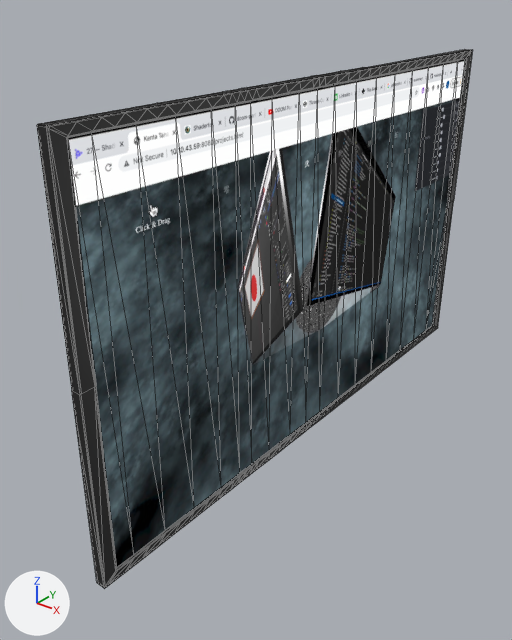
Before and after pictures for a commit that changed the glTF model static/models/none.glb.
Before and after are seen from a 50 mm lens placed at (2.38, -3.7, 3.0), pointed at (-0.27, -0.38, 0.94). The axes (+X, +Y, +Z) are drawn at lower left. The lights are the same throughout. Mesh edges are drawn as thin lines. Vertices at the same position are counted once.
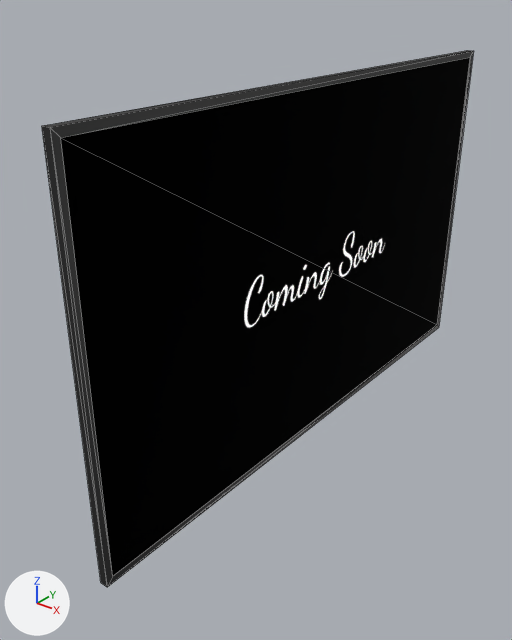
Pixel boxes (x1, y1, x2, y2) of what changed, in the pictures (512 x 640 px):
'Cube', reshaped, moved, rescaled, turned
    before: (37, 49, 472, 589)
    after: (42, 50, 473, 587)

Edits to the bpy script that builds the scene:
```text
Add img_none:
    img_none = load_image('none', '_unpacked/none', 1280, 720, 'sRGB')
Change mat_screen:
    where n2 = _N.new('ShaderNodeTexImage'); n2.name = 'Image Texture'
    n2.image: img_video -> img_none
Change me_cube:
    used by ob_cube; location = (0.0, 0.0, 1.003); rotation_euler = (3.142, 0.0, 0.0), in degrees (180, 0, 0); scale = (-0.092, -2.01, -1.0)
    remove me_cube.from_pydata(...)  # 716 vertices, 1428 faces; spans x 0.15..0.81, y -1.0..1.0, z -0.97..1.47
    add me_cube.from_pydata(...)  # 12 vertices, 20 faces; spans x -0.17..0.17, y -2.0..2.0, z -0.95..1.48
    me_cube part 1: 716 vertices removed from x 0.15..0.81, y -1.0..1.0, z -0.97..1.47; 12 vertices added at x -0.17..0.17, y -2.0..2.0, z -0.95..1.48
Change ob_cube:
    ob_cube.rotation_euler: (3.142, 0.0, 0.0) -> (0.0, 0.0, 0.0)  # degrees (180, 0, 0) -> degrees (0, 0, 0)
    ob_cube.location: (0.0, 0.0, 1.003) -> (-0.027, -0.001, 0.989)
    ob_cube.scale: (-0.092, -2.01, -1.0) -> (0.155, 1.0, 1.0)
```
